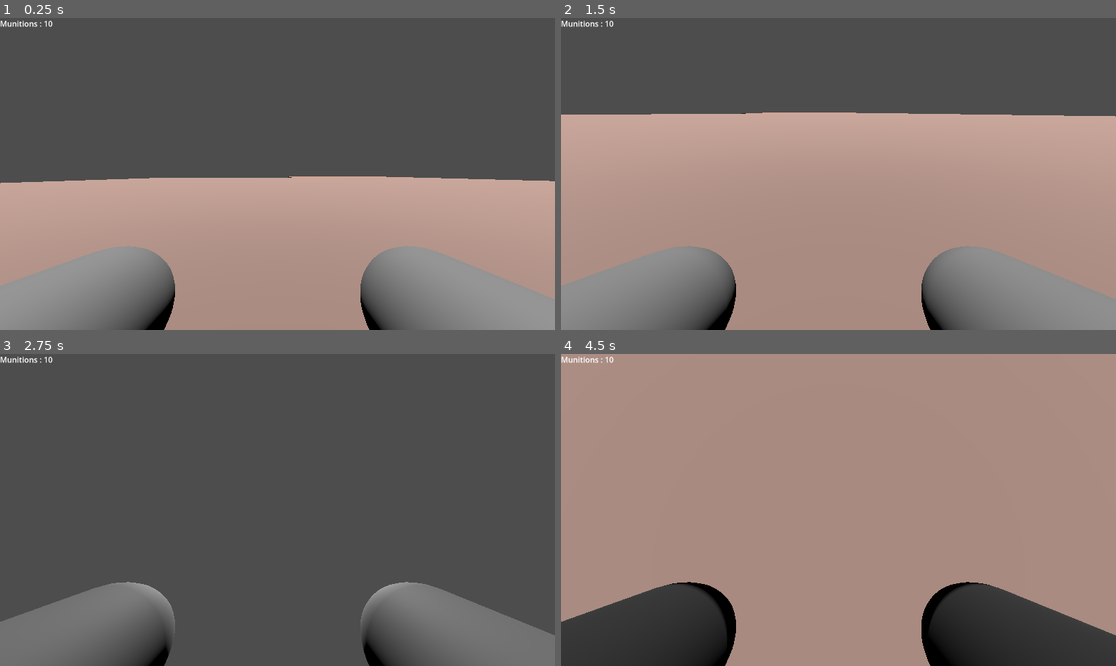
Above: before the commit, frames 1-4 (two rows, left to right).
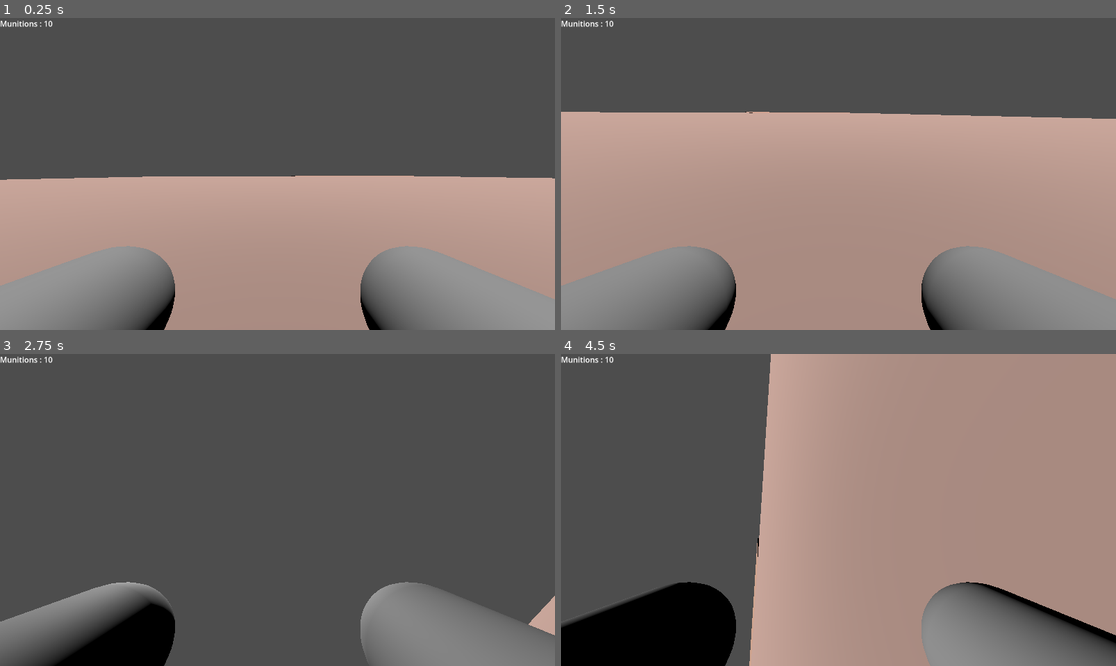
Above: after the commit, the same moments.

Repository: StudioXPEtudiant/-25-26.QC.S.S2_Escape-Night
Game: Godot game, scene res://Laboratoir(scène).tscn
Same seed, same stepped clock (60 frames per second), same inputs: the game is played once before the commit and once after it.
Inputs (mouse positions are in pixels of both pictures, inside the frame that each line leads up to):
- Up to frame 1 (0.25 s): no input
- Up to frame 2 (1.5 s): tap Enter at 0.5 s; move the mouse to (866, 174) at 0.52 s; hold Up (Avance) from 0.53 s (still down); click (866, 174) at 0.6 s; tap Space (Saut) at 0.77 s; move the mouse to (810, 174) at 1.27 s; tap C (Accroupir) at 1.35 s
- Up to frame 3 (2.75 s): keep holding Up (Avance); tap Space (Saut) at 1.52, 2 s; click (249, 510) at 1.55 s; move the mouse to (288, 503) at 2.02 s; click (288, 503) at 2.1 s
- Up to frame 4 (4.5 s): move the mouse to (832, 516) at 2.77 s; tap Down (Recule) at 2.85 s; tap Space (Saut) at 3.02, 3.77 s; click (832, 516) at 3.05 s; move the mouse to (877, 513) at 3.52 s; hold Shift (Sprint) 3.53-4.28 s; click (877, 513) at 3.8 s; tap Escape (Cancel) at 4.15 s; tap Enter at 4.25 s; move the mouse to (672, 463) at 4.27 s; release Up (Avance) at 4.28 s; hold Left (Gauche) from 4.28 s (still down); click (672, 463) at 4.35 s

The runs differ from the first frame. In frame 1, 0.6% of the frame differs, in the area x 0-100%, y 50-54%; in frame 2, 0.4%; in frame 3, 7.6%; in frame 4, 45%, in the area x 0-100%, y 0-100%.

Commit message:
Replasage

Diff:
--- a/Laboratoir(scène).tscn
+++ b/Laboratoir(scène).tscn
@@ -35,14 +35,20 @@
 material = SubResource("StandardMaterial3D_1a1s2")
 size = Vector3(250, 2.5, 400)
 
+[sub_resource type="BoxMesh" id="BoxMesh_755ep"]
+size = Vector3(10, 1, 1)
+
+[sub_resource type="BoxShape3D" id="BoxShape3D_mr5rs"]
+size = Vector3(9.99967, 0.99943733, 0.99970245)
+
 [node name="Node3D" type="Node3D" unique_id=45776828]
 
 [node name="Monstre" parent="." unique_id=1611866221 instance=ExtResource("1_dxf6b")]
-transform = Transform3D(1, 0, 0, 0, 1, 0, 0, 0, 1, -2.54519, 1, -8.79493)
+transform = Transform3D(1, 0, 0, 0, 1, 0, 0, 0, 1, -2.54519, 2.394213, -8.79493)
 script = null
 
 [node name="Player" parent="." unique_id=415611021 instance=ExtResource("2_8lorh")]
-transform = Transform3D(1, 0, 0, 0, 1, 0, 0, 0, 1, -4.27338, 3.61697, -9.31347)
+transform = Transform3D(1, 0, 0, 0, 1, 0, 0, 0, 1, -7.860438, 2.22074, -9.31347)
 
 [node name="MeshInstance3D" type="MeshInstance3D" parent="." unique_id=1284583568]
 transform = Transform3D(-1, 0, -8.74228e-08, 0, 1, 0, 8.74228e-08, 0, -1, -2.1, 2.1, -2.35)
@@ -74,3 +80,11 @@
 
 [node name="Node3D" parent="." unique_id=1230103571 instance=ExtResource("3_755ep")]
 transform = Transform3D(1, 0, 0, 0, 1, 0, 0, 0, 1, 4.01941, 2.15465, -1.56973)
+
+[node name="MeshInstance3D2" type="MeshInstance3D" parent="." unique_id=1918403513]
+transform = Transform3D(1, 0, 0, 0, 1, 0, 0, 0, 1, -3.6477904, 3.199461, 5.9667187)
+mesh = SubResource("BoxMesh_755ep")
+
+[node name="CollisionShape3D" type="CollisionShape3D" parent="MeshInstance3D2" unique_id=1284537490]
+transform = Transform3D(1, 0, 0, 0, 1, 0, 0, 0, 1, -0.00024843216, 0.00038576126, 0.00056934357)
+shape = SubResource("BoxShape3D_mr5rs")
--- a/node_3d.tscn
+++ b/node_3d.tscn
@@ -5,6 +5,8 @@
 [ext_resource type="PackedScene" uid="uid://c0kvsgxmf8uis" path="res://Gun.tscn" id="3_a0tk4"]
 [ext_resource type="Script" uid="uid://b27184drb732q" path="res://script/Gun.gd" id="4_jka67"]
 [ext_resource type="Script" uid="uid://2as6gsdj1ap3" path="res://AmoIndicator.gd" id="5_jka67"]
+
+[sub_resource type="BoxShape3D" id="BoxShape3D_jka67"]
 
 [sub_resource type="CapsuleMesh" id="CapsuleMesh_odvco"]
 
@@ -14,8 +16,13 @@
 [node name="Player" type="CharacterBody3D" unique_id=1844134769]
 script = ExtResource("1_rp3qt")
 
+[node name="ShapeCast3D" type="ShapeCast3D" parent="." unique_id=748166182]
+transform = Transform3D(1, 0, 0, 0, 1, 0, 0, 0, 1, 0, 2.4965763, 0)
+shape = SubResource("BoxShape3D_jka67")
+
 [node name="Camera3D" type="Camera3D" parent="." unique_id=367073077]
 transform = Transform3D(1, 0, 0, 0, 1, 0, 0, 0, 1, -0.0425433, 1.4967341, 0.2036)
+rotation_order = 1
 script = ExtResource("2_jswb2")
 
 [node name="MeshInstance3D2" type="MeshInstance3D" parent="Camera3D" unique_id=2002355986]
--- a/project.godot
+++ b/project.godot
@@ -84,7 +84,7 @@
 "events": [Object(InputEventKey,"resource_local_to_scene":false,"resource_name":"","device":-1,"window_id":0,"alt_press …(191 unchanged characters)…
 ]
 }
-Attaque={
+shoot={
 "deadzone": 0.2,
 "events": [Object(InputEventMouseButton,"resource_local_to_scene":false,"resource_name":"","device":-1,"window_id":0,"a …(253 unchanged characters)…
 ]
--- a/script/camera_3d.gd
+++ b/script/camera_3d.gd
@@ -5,25 +5,15 @@
 #@export var sens_souris: float = 1e-2# sensibilité de la cam
 func _process(delta: float) -> void:
 	Input.get_last_mouse_velocity()
-	#rotation.y = clamp(rotation.y, deg_to_rad(-80), deg_to_rad(80))
-	#rotation.x = clamp(rotation.x, deg_to_rad(-80), deg_to_rad(80))
 
 func _input(event):
-	pass
 	if event is InputEventMouseMotion:
 		var mouse_delta = event.relative
 		rotate_x(-event.relative.y * 0.1)
-		rotation.x = clamp(rotation.x, deg_to_rad(-80), deg_to_rad(80))
-	#if event is InputEventMouseMotion and Input.get_mouse_mode() == Input.MOUSE_MODE_CAPTURED:
-		# Rotation horizontale (autour de Y)
-	#	rotation.y -= event.relative.x * sens_souris
-
-		# Rotation verticale (autour de X)
-		#rotation.x -= event.relative.y * sens_souris
-
-		# Limiter la rotation verticale pour éviter les retournements (ex: entre -80 et 80 degrés)
-	#	rotation.x = clamp(rotation.x, deg_to_rad(-80), deg_to_rad(80))
-
+		rotate_y(-event.relative.x * 0.1)
+	if event is InputEventMouseMotion and Input.get_mouse_mode() == Input.MOUSE_MODE_CAPTURED:
+		rotation.x = clamp(rotation.x, deg_to_rad(-60), deg_to_rad(60))
+		#rotation.y = clamp(rotation.y, deg_to_rad(-60), deg_to_rad(60))
 
 
 func _ready():
@@ -34,4 +24,8 @@
 	# Relâcher le curseur avec la touche Échap
 	if event.is_action_pressed("Cancel"): # "ui_cancel" est souvent la touche Échap
 		Input.set_mouse_mode(Input.MOUSE_MODE_VISIBLE)
+
+	#if Input.get_mouse_mode() == Input.MOUSE_MODE_VISIBLE:
+		#if event.is_action_pressed("Cancel"):
+			#Input.set_mouse_mode(Input.MOUSE_MODE_CAPTURED)
 	# Rere-capturer si on clique à nouveau (vous pourriez ajouter une logique)
--- a/script/personnage_principal.gd
+++ b/script/personnage_principal.gd
@@ -61,11 +61,11 @@
 
 	move_and_slide()
 
-func _input(event):
-	var sens_souris: float = 1e-511
-	if event is InputEventMouseMotion:
-		var mouse_delta = event.relative
-		rotate_y(-event.relative.x * 0.1)
+#func _input(event):
+	#var sens_souris: float = 1e-511
+	#if event is InputEventMouseMotion:
+		#var mouse_delta = event.relative
+		#rotate_y(-event.relative.x * 0.1)
 
 
 func crouch():
